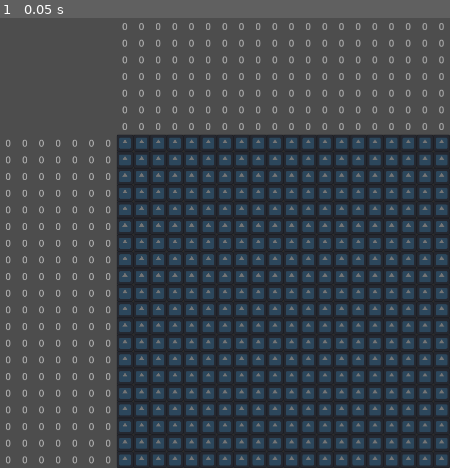
Above: before the commit, frame 1.
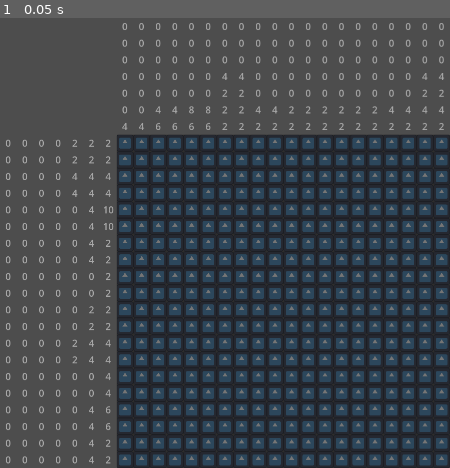
Above: after the commit, the same moment.

Repository: Kamranaway/Touhou-Fan-Game-Jam-11
Game: Godot game, scene res://assets/scenes/Puzzle.tscn
The game is run twice, just before and just after one commit, with the same random seed, the same clock (stepped at 60 frames per second) and the same inputs. The project has no main scene, so this scene is started directly. The engine's default icon, where the game draws it, is replaced by a stand-in: a white triangle on a blue panel in a dark square.
Inputs:
- Up to frame 1 (0.05 s): no input

The runs differ from the first frame. In frame 1, 0.8% of the frame differs, in the area x 16-99%, y 12-100%.

Commit message:
automatically generate hint numbers

Diff:
--- a/assets/scripts/HintPanel.gd
+++ b/assets/scripts/HintPanel.gd
@@ -8,6 +8,7 @@
 @export var is_left := false
 @onready var grid_container = $GridContainer
 
+#being called by another node's _ready
 func update_panel_size():
 	clear()
 	if !is_left:
@@ -17,9 +18,13 @@
 		for j in range(left_board_size):
 			grid_container.add_child(hint.instantiate())
 
-func set_index_str(pos_y: int, pos_x: int, new_str: String):
+	col_hints = generate_col_hints(solution)
+	row_hints = generate_row_hints(solution)
+	write_hints()
+
+func set_index_str(pos_x: int, pos_y: int, new_str: String):
 	var board_size = hint_panel_size if !is_left else left_board_size
-	var target_index = pos_x * board_size + pos_y
+	var target_index = pos_y * board_size + pos_x
 	$GridContainer.get_child(target_index).set_text(new_str)
 
 func set_index_visible(pos_x: int, pos_y: int, is_visible: bool):
@@ -30,3 +35,88 @@
 func clear():
 	for child in $GridContainer.get_children():
 		child.set_text("0")
+
+# class_name Picross,
+
+#TESTING PURPOSES; DELETE LATER!!!
+const TEST_PUZZLE = [
+[1,1,0,0,0,0,1,1,0,0,0,0,0,0,0,0,0,0,1,1],
+[1,1,0,0,0,0,1,1,0,0,0,0,0,0,0,0,0,0,1,1],
+[1,1,1,1,0,0,1,1,1,1,0,0,0,0,0,0,1,1,1,1],
+[1,1,1,1,0,0,1,1,1,1,0,0,0,0,0,0,1,1,1,1],
+[0,0,1,1,1,1,0,0,1,1,1,1,1,1,1,1,1,1,0,0],
+[0,0,1,1,1,1,0,0,1,1,1,1,1,1,1,1,1,1,0,0],
+[0,0,0,0,1,1,1,1,0,0,0,0,0,0,0,0,0,0,1,1],
+[0,0,0,0,1,1,1,1,0,0,0,0,0,0,0,0,0,0,1,1],
+[0,0,0,0,1,1,0,0,0,0,0,0,0,0,0,0,0,0,0,0],
+[0,0,0,0,1,1,0,0,0,0,0,0,0,0,0,0,0,0,0,0],
+[0,0,0,0,1,1,0,0,0,0,0,0,0,0,0,0,0,0,1,1],
+[0,0,0,0,1,1,0,0,0,0,0,0,0,0,0,0,0,0,1,1],
+[0,0,1,1,0,0,1,1,1,1,0,0,0,0,0,0,1,1,1,1],
+[0,0,1,1,0,0,1,1,1,1,0,0,0,0,0,0,1,1,1,1],
+[0,0,1,1,1,1,0,0,0,0,0,0,0,0,0,0,0,0,0,0],
+[0,0,1,1,1,1,0,0,0,0,0,0,0,0,0,0,0,0,0,0],
+[0,0,1,1,1,1,0,0,0,0,1,1,1,1,1,1,0,0,0,0],
+[0,0,1,1,1,1,0,0,0,0,1,1,1,1,1,1,0,0,0,0],
+[0,0,0,0,1,1,1,1,0,0,0,0,0,0,0,0,0,0,1,1],
+[0,0,0,0,1,1,1,1,0,0,0,0,0,0,0,0,0,0,1,1]]
+
+# member variables include solution, hints, cursor position, board state
+var solution = TEST_PUZZLE
+var col_hints
+var row_hints
+
+
+func write_hints():
+	if !is_left:
+		for col in range(col_hints.size()):
+			for i in range(col_hints[col].size()):
+				set_index_str(col, i + (7 - col_hints[col].size()), str(col_hints[col][i]))
+	else:
+		print(row_hints)
+		for row in range(row_hints.size()):
+			for i in range(row_hints[row].size()):
+				set_index_str(i + (7 - row_hints[row].size()), row, str(row_hints[row][i]))
+		#for row in range(row_hints.size()):
+			#for i in range(7):
+				#set_index_str(i, row, str(i))
+
+
+
+func generate_col_hints(sol):
+	var hints = []
+	hints.resize(sol[0].size()) # num of columns
+	for c in range(hints.size()):
+		var nums = []
+		var run_cnt = 0
+		for r in range(sol.size()): # cols above, number of rows here. important swap
+			if(sol[r][c] == 0 && run_cnt == 0):
+				continue
+			if(sol[r][c] == 0 && run_cnt != 0):
+				nums.append(run_cnt)
+				run_cnt = 0
+				continue
+			run_cnt += 1
+		if run_cnt != 0:
+			nums.append(run_cnt)
+		hints[c] = nums
+	return hints
+
+func generate_row_hints(sol):
+	var hints = []
+	hints.resize(sol.size()) # num of columns
+	for r in range(hints.size()):
+		var nums = []
+		var run_cnt = 0
+		for c in range(sol[0].size()): # rows above, number of cols here. important swap
+			if(sol[r][c] == 0 && run_cnt == 0):
+				continue
+			if(sol[r][c] == 0 && run_cnt != 0):
+				nums.append(run_cnt)
+				run_cnt = 0
+				continue
+			run_cnt += 1
+		if run_cnt != 0:
+			nums.append(run_cnt)
+		hints[r] = nums
+	return hints
--- /dev/null
+++ b/assets/scripts/Picross.gd
@@ -0,0 +1,46 @@
+
+
+# member variables include solution, hints, cursor position, board state
+var board_width
+var board_height
+var cursor = Vector2(0,0)
+var entry_state = EntryState.NONE
+var board_state
+#var col_hints
+#var row_hints
+var entry_method = EntryMethod.KEY
+
+enum EntryState {NONE, MARK, CROSS}
+enum EntryMethod {KEY, KEYMOUSE}
+
+func _ready():
+	board_state = generate_matrix(20,20)
+
+
+func generate_matrix(width, height):
+	var a = []
+	a.resize(width)
+	a.fill(0)
+	var matrix = []
+	matrix.resize(height)
+	matrix.fill(a)
+	return matrix
+
+func _input(event):
+	pass
+
+func _physics_process(delta):
+	pass
+
+# have to set up some stuff in godot for this
+func _process(delta):
+	if Input.is_action_just_pressed("press_x"):
+		if entry_method == EntryMethod.KEY:
+			write_square(EntryState.MARK, cursor.x, cursor.y)
+	if Input.is_action_just_pressed("press_z"):
+		if entry_method == EntryMethod.KEY:
+			write_square(EntryState.CROSS, cursor.x, cursor.y)
+
+func write_square(to_enter, x, y):
+	pass
+	#if
--- a/project.godot
+++ b/project.godot
@@ -19,3 +19,7 @@
 window/size/viewport_width=1920
 window/size/viewport_height=1080
 window/stretch/mode="viewport"
+
+[dotnet]
+
+project/assembly_name="Touhou-Fan-Game-Jam-11"
